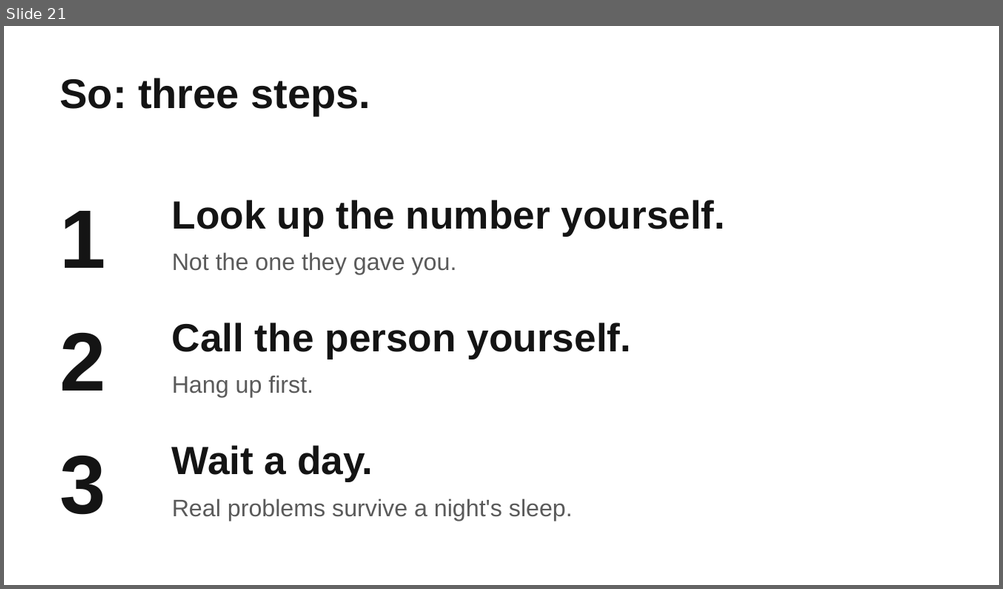
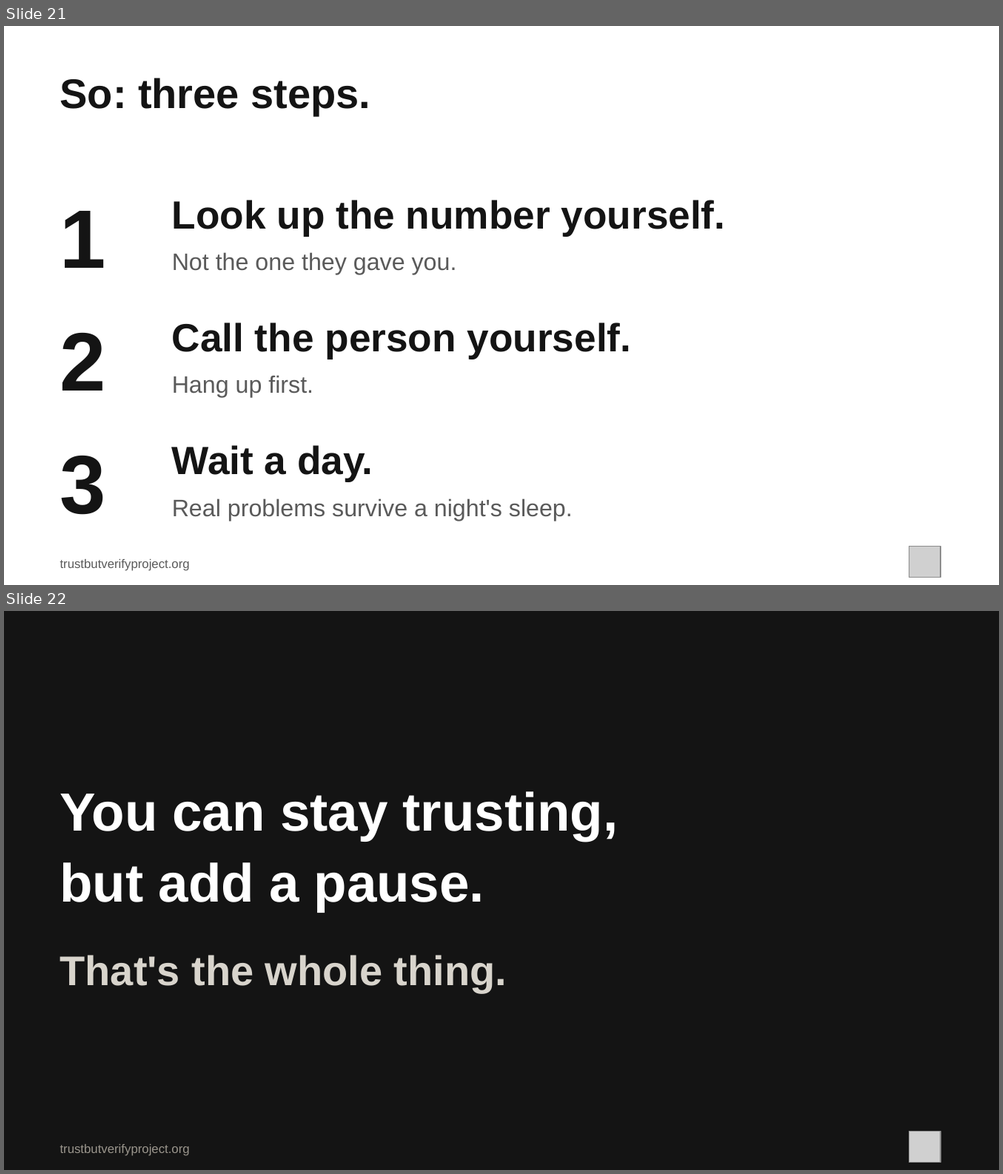
Before and after one commit to brettmorrison/trust-but-verify, a slide deck: formats/talk/trust-but-verify-talk.pptx. Shown one above the other, each under a label of ours: slide 21 before the commit, slides 21 and 22 after it. The pictures are 1003x589 and 1003x1174 pixels, drawn with LibreOffice and Linux fonts; fonts in the diff are those of the drawing; grey boxes stand for pictures. Boxes give left, top, right and bottom in pixels: in the first picture for what was removed or moved away, otherwise in the second. Text is boxed around its words. In the diff, an @@ line names an element or a change of style, - is before the commit and + after.

```diff
--- a/formats/talk/trust-but-verify-talk.pptx
+++ b/formats/talk/trust-but-verify-talk.pptx
@@ slide 22 added at (4,611,999,1170), background #141414 @@
@@ text added at (60,792,618,911), 52 pt, text #FFFFFF, bold @@
+You can stay trusting,
+but add a pause.
@@ text added at (60,955,506,993), 40 pt, text #D8D4CC, bold @@
+That's the whole thing.
@@ picture added at (909,1132,940,1163) @@
@@ text added at (60,1145,190,1156), 12 pt, text #9A958C @@
+trustbutverifyproject.org
@@ slide 21 changed as well @@
@@ picture added at (909,547,940,578) @@
@@ text added at (60,560,190,571), 12 pt, text #5A5A5A @@
+trustbutverifyproject.org
```
Also in this commit, not shown: 20 other slides changed, 1 slide removed, 4 other files.
